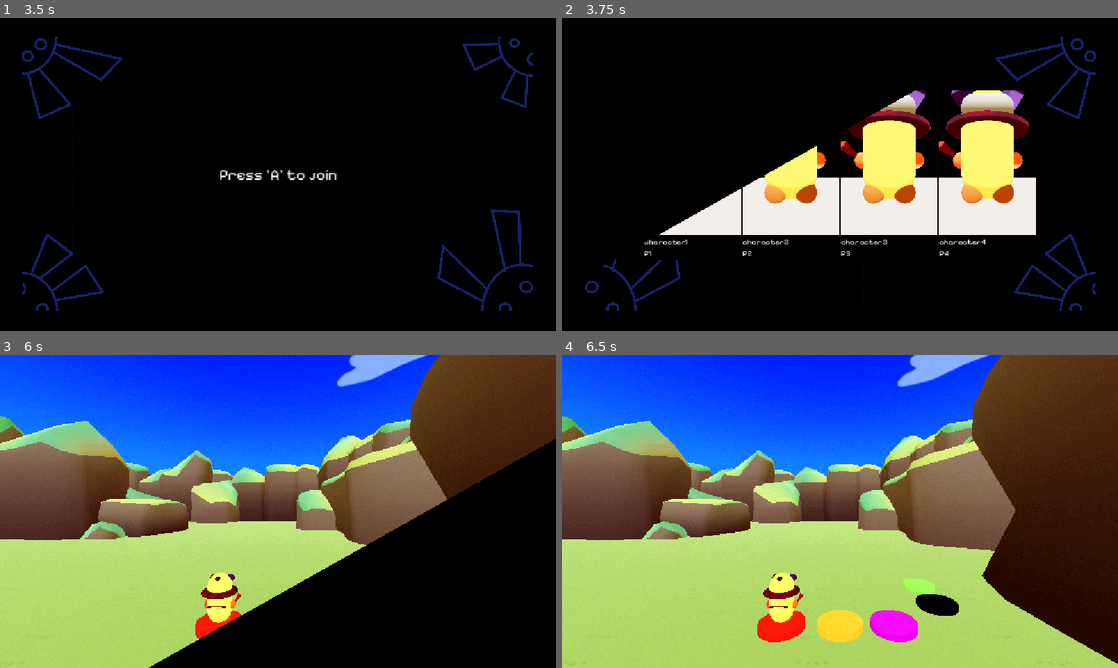
Above: before the commit, frames 1-4 (two rows, left to right).
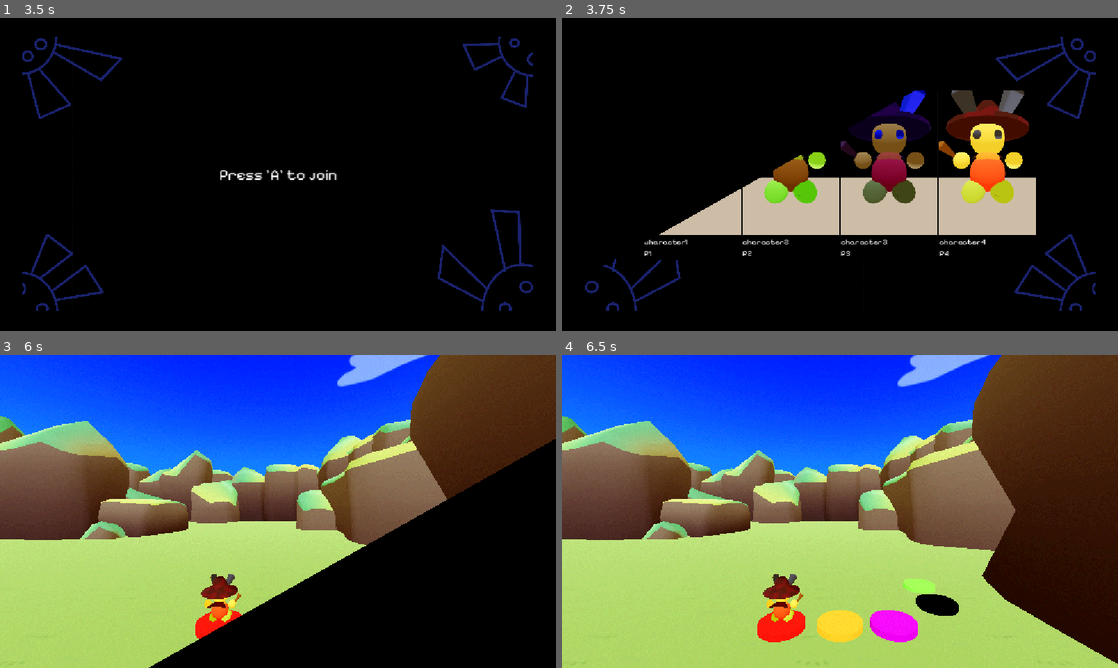
Above: after the commit, the same moments.

Repository: JZxAkuma/Game-Prototype-3
Game: Godot game, scene res://DO NOT TOUCH/Scene/main.tscn
Same seed, same stepped clock (60 frames per second), same inputs: the game is played once before the commit and once after it.
Inputs (mouse positions are in pixels of both pictures, inside the frame that each line leads up to):
- Up to frame 1 (3.5 s): tap Enter (ui_accept) at 0.5, 0.77, 1.52 s; move the mouse to (400, 158) at 0.52 s; hold D (right) 0.53-1.28 s; hold J (a) 0.53-1.28 s; tap K (b) at 0.8, 1.35 s; move the mouse to (166, 190) at 1.27 s; hold S (down) 1.28-2 s; tap O (lb) at 1.55, 2.85 s; click "Start" at 2 s; tap A (left) at 2.75 s; move the mouse to (333, 105) at 2.77 s; hold D (right) from 2.78 s (still down); tap U (x) at 3.05 s
- Up to frame 2 (3.75 s): tap A (left) at 3.5 s; move the mouse to (812, 237) at 3.52 s; release D (right) at 3.53 s; hold W (up) from 3.53 s (still down); tap U (x) at 3.6 s
- Up to frame 3 (6 s): tap Enter (ui_accept) at 3.77, 4.52, 5.27 s; tap I (y) at 3.8, 4.35 s; move the mouse to (444, 558) at 4.27 s; release W (up) at 4.28 s; hold J (a) 4.28-5.03 s; hold A (left) 4.28-5.78 s; move the mouse to (111, 464) at 5.02 s; tap J (a) at 5.1 s; tap K (b) at 5.3 s; move the mouse to (305, 511) at 5.77 s; hold S (down) from 5.78 s (still down); hold K (b) from 5.78 s (still down)
- Up to frame 4 (6.5 s): keep holding S (down); keep holding K (b); tap O (lb) at 6.05 s

Frame 1 is identical in both runs. In frame 2, 17% of the frame differs, in the area x 17-86%, y 23-70%; in frame 3, 0.7%; in frame 4, 0.7%.

Commit message:
assigned moby mesh for all player

Diff:
--- a/DO NOT TOUCH/Scene/player_card.tscn
+++ b/DO NOT TOUCH/Scene/player_card.tscn
@@ -45,6 +45,7 @@
 stretch = true
 
 [node name="SubViewport" type="SubViewport" parent="VBoxContainer/PanelContainer/SubViewportContainer" unique_id=591722861]
+own_world_3d = true
 transparent_bg = true
 handle_input_locally = false
 size = Vector2i(200, 300)
--- a/DO NOT TOUCH/character/character_2.tscn
+++ b/DO NOT TOUCH/character/character_2.tscn
@@ -1,6 +1,8 @@
 [gd_scene format=3 uid="uid://hsmpguford56"]
 
 [ext_resource type="Script" uid="uid://pnjk3kh738v" path="res://DO NOT TOUCH/Script/character.gd" id="1_qe32p"]
+[ext_resource type="PackedScene" uid="uid://bqtkssvoxgagn" path="res://DO NOT TOUCH/character/MobyRig.fbx" id="2_hj8hb"]
+[ext_resource type="Material" uid="uid://csdihd0bcukxa" path="res://DO NOT TOUCH/character/player 2 mat/player 2.tres" id="3_xhx3o"]
 
 [sub_resource type="CapsuleShape3D" id="CapsuleShape3D_f2w1j"]
 
@@ -34,5 +36,52 @@
 [node name="CollisionShape3D" type="CollisionShape3D" parent="hitbox" unique_id=41763906]
 shape = SubResource("SphereShape3D_fudj5")
 
+[node name="MobyRig" parent="." unique_id=1549967143 instance=ExtResource("2_hj8hb")]
+transform = Transform3D(-76.49, 0, -6.686968e-06, 0, 76.49, 0, 6.686968e-06, 0, -76.49, 0, -0.3463223, 0)
+
+[node name="RightFoot" parent="MobyRig/Skeleton3D" parent_id_path=PackedInt32Array(1549967143, 976909899) index="0" unique_id=992855695]
+material_override = ExtResource("3_xhx3o")
+
+[node name="LeftFoot" parent="MobyRig/Skeleton3D" parent_id_path=PackedInt32Array(1549967143, 976909899) index="1" unique_id=1016559045]
+material_override = ExtResource("3_xhx3o")
+
+[node name="LeftHand" parent="MobyRig/Skeleton3D" parent_id_path=PackedInt32Array(1549967143, 976909899) index="2" unique_id=1253438380]
+material_override = ExtResource("3_xhx3o")
+
+[node name="Head2" parent="MobyRig/Skeleton3D" parent_id_path=PackedInt32Array(1549967143, 976909899) index="3" unique_id=425573788]
+material_override = ExtResource("3_xhx3o")
+
+[node name="RightAntenna" parent="MobyRig/Skeleton3D" parent_id_path=PackedInt32Array(1549967143, 976909899) index="4" unique_id=1100822607]
+material_override = ExtResource("3_xhx3o")
+
+[node name="LeftAntenna" parent="MobyRig/Skeleton3D" parent_id_path=PackedInt32Array(1549967143, 976909899) index="5" unique_id=2141502048]
+material_override = ExtResource("3_xhx3o")
+
+[node name="WizardHat" parent="MobyRig/Skeleton3D" parent_id_path=PackedInt32Array(1549967143, 976909899) index="6" unique_id=2066353818]
+material_override = ExtResource("3_xhx3o")
+
+[node name="RightEye" parent="MobyRig/Skeleton3D" parent_id_path=PackedInt32Array(1549967143, 976909899) index="7" unique_id=1868162648]
+material_override = ExtResource("3_xhx3o")
+
+[node name="LeftEye" parent="MobyRig/Skeleton3D" parent_id_path=PackedInt32Array(1549967143, 976909899) index="8" unique_id=504196029]
+material_override = ExtResource("3_xhx3o")
+
+[node name="Cape" parent="MobyRig/Skeleton3D" parent_id_path=PackedInt32Array(1549967143, 976909899) index="9" unique_id=685169491]
+material_override = ExtResource("3_xhx3o")
+
+[node name="Thorax" parent="MobyRig/Skeleton3D" parent_id_path=PackedInt32Array(1549967143, 976909899) index="10" unique_id=276131945]
+material_override = ExtResource("3_xhx3o")
+
+[node name="Abdomen" parent="MobyRig/Skeleton3D" parent_id_path=PackedInt32Array(1549967143, 976909899) index="11" unique_id=284767893]
+material_override = ExtResource("3_xhx3o")
+
+[node name="RightHand2" parent="MobyRig/Skeleton3D" parent_id_path=PackedInt32Array(1549967143, 976909899) index="12" unique_id=1939650959]
+material_override = ExtResource("3_xhx3o")
+
+[node name="Wand" parent="MobyRig/Skeleton3D" parent_id_path=PackedInt32Array(1549967143, 976909899) index="13" unique_id=187938637]
+material_override = ExtResource("3_xhx3o")
+
 [connection signal="area_entered" from="hurtbox" to="." method="_on_hurtbox_area_entered"]
 [connection signal="area_entered" from="hitbox" to="." method="_on_hitbox_area_entered"]
+
+[editable path="MobyRig"]
--- a/DO NOT TOUCH/character/character_3.tscn
+++ b/DO NOT TOUCH/character/character_3.tscn
@@ -1,12 +1,8 @@
 [gd_scene format=3 uid="uid://cgjc3cw3hqogk"]
 
 [ext_resource type="Script" uid="uid://pnjk3kh738v" path="res://DO NOT TOUCH/Script/character.gd" id="1_xk2ag"]
-
-[sub_resource type="StandardMaterial3D" id="StandardMaterial3D_vv3h2"]
-albedo_color = Color(0, 0, 1, 1)
-
-[sub_resource type="CapsuleMesh" id="CapsuleMesh_06f8o"]
-material = SubResource("StandardMaterial3D_vv3h2")
+[ext_resource type="PackedScene" uid="uid://bqtkssvoxgagn" path="res://DO NOT TOUCH/character/MobyRig.fbx" id="2_be5t1"]
+[ext_resource type="Material" uid="uid://deendydu38u20" path="res://DO NOT TOUCH/character/player 3 mat/player 3.tres" id="3_15nkw"]
 
 [sub_resource type="CapsuleShape3D" id="CapsuleShape3D_f2w1j"]
 
@@ -14,14 +10,8 @@
 
 [sub_resource type="SphereShape3D" id="SphereShape3D_06f8o"]
 
-[sub_resource type="CapsuleMesh" id="CapsuleMesh_be5t1"]
-
 [node name="character3" type="CharacterBody3D" unique_id=1051749168]
 script = ExtResource("1_xk2ag")
-
-[node name="MeshInstance3D" type="MeshInstance3D" parent="." unique_id=1071589668]
-transform = Transform3D(1, 0, 0, 0, 1, 0, 0, 0, 1, 0, 1, 0)
-mesh = SubResource("CapsuleMesh_06f8o")
 
 [node name="CollisionShape3D" type="CollisionShape3D" parent="." unique_id=524550549]
 transform = Transform3D(1, 0, 0, 0, 1, 0, 0, 0, 1, 0, 1, 0)
@@ -46,9 +36,52 @@
 [node name="CollisionShape3D" type="CollisionShape3D" parent="hitbox" unique_id=854063175]
 shape = SubResource("SphereShape3D_06f8o")
 
-[node name="MeshInstance3D2" type="MeshInstance3D" parent="." unique_id=970426226]
-transform = Transform3D(-1.7954214e-08, 0.41074455, 0, -0.41074455, -1.7954214e-08, 0, 0, 0, 0.41074455, 0, 1.496873, -0.36455894)
-mesh = SubResource("CapsuleMesh_be5t1")
+[node name="MobyRig" parent="." unique_id=1549967143 instance=ExtResource("2_be5t1")]
+transform = Transform3D(-76.49, 0, -6.686968e-06, 0, 76.49, 0, 6.686968e-06, 0, -76.49, 0, -0.3463223, 0)
+
+[node name="RightFoot" parent="MobyRig/Skeleton3D" parent_id_path=PackedInt32Array(1549967143, 976909899) index="0" unique_id=992855695]
+material_override = ExtResource("3_15nkw")
+
+[node name="LeftFoot" parent="MobyRig/Skeleton3D" parent_id_path=PackedInt32Array(1549967143, 976909899) index="1" unique_id=1016559045]
+material_override = ExtResource("3_15nkw")
+
+[node name="LeftHand" parent="MobyRig/Skeleton3D" parent_id_path=PackedInt32Array(1549967143, 976909899) index="2" unique_id=1253438380]
+material_override = ExtResource("3_15nkw")
+
+[node name="Head2" parent="MobyRig/Skeleton3D" parent_id_path=PackedInt32Array(1549967143, 976909899) index="3" unique_id=425573788]
+material_override = ExtResource("3_15nkw")
+
+[node name="RightAntenna" parent="MobyRig/Skeleton3D" parent_id_path=PackedInt32Array(1549967143, 976909899) index="4" unique_id=1100822607]
+material_override = ExtResource("3_15nkw")
+
+[node name="LeftAntenna" parent="MobyRig/Skeleton3D" parent_id_path=PackedInt32Array(1549967143, 976909899) index="5" unique_id=2141502048]
+material_override = ExtResource("3_15nkw")
+
+[node name="WizardHat" parent="MobyRig/Skeleton3D" parent_id_path=PackedInt32Array(1549967143, 976909899) index="6" unique_id=2066353818]
+material_override = ExtResource("3_15nkw")
+
+[node name="RightEye" parent="MobyRig/Skeleton3D" parent_id_path=PackedInt32Array(1549967143, 976909899) index="7" unique_id=1868162648]
+material_override = ExtResource("3_15nkw")
+
+[node name="LeftEye" parent="MobyRig/Skeleton3D" parent_id_path=PackedInt32Array(1549967143, 976909899) index="8" unique_id=504196029]
+material_override = ExtResource("3_15nkw")
+
+[node name="Cape" parent="MobyRig/Skeleton3D" parent_id_path=PackedInt32Array(1549967143, 976909899) index="9" unique_id=685169491]
+material_override = ExtResource("3_15nkw")
+
+[node name="Thorax" parent="MobyRig/Skeleton3D" parent_id_path=PackedInt32Array(1549967143, 976909899) index="10" unique_id=276131945]
+material_override = ExtResource("3_15nkw")
+
+[node name="Abdomen" parent="MobyRig/Skeleton3D" parent_id_path=PackedInt32Array(1549967143, 976909899) index="11" unique_id=284767893]
+material_override = ExtResource("3_15nkw")
+
+[node name="RightHand2" parent="MobyRig/Skeleton3D" parent_id_path=PackedInt32Array(1549967143, 976909899) index="12" unique_id=1939650959]
+material_override = ExtResource("3_15nkw")
+
+[node name="Wand" parent="MobyRig/Skeleton3D" parent_id_path=PackedInt32Array(1549967143, 976909899) index="13" unique_id=187938637]
+material_override = ExtResource("3_15nkw")
 
 [connection signal="area_entered" from="hurtbox" to="." method="_on_hurtbox_area_entered"]
 [connection signal="area_entered" from="hitbox" to="." method="_on_hitbox_area_entered"]
+
+[editable path="MobyRig"]
--- a/DO NOT TOUCH/character/character_4.tscn
+++ b/DO NOT TOUCH/character/character_4.tscn
@@ -1,12 +1,8 @@
 [gd_scene format=3 uid="uid://djc2f3nf7vobu"]
 
 [ext_resource type="Script" uid="uid://pnjk3kh738v" path="res://DO NOT TOUCH/Script/character.gd" id="1_85yqc"]
-
-[sub_resource type="StandardMaterial3D" id="StandardMaterial3D_be5t1"]
-albedo_color = Color(1, 1, 0, 1)
-
-[sub_resource type="CapsuleMesh" id="CapsuleMesh_ssb5l"]
-material = SubResource("StandardMaterial3D_be5t1")
+[ext_resource type="PackedScene" uid="uid://bqtkssvoxgagn" path="res://DO NOT TOUCH/character/MobyRig.fbx" id="2_h7vri"]
+[ext_resource type="Material" uid="uid://bunl0se12wrhs" path="res://DO NOT TOUCH/character/player 4 mat/player 4.tres" id="3_tyagg"]
 
 [sub_resource type="CapsuleShape3D" id="CapsuleShape3D_f2w1j"]
 
@@ -14,14 +10,8 @@
 
 [sub_resource type="SphereShape3D" id="SphereShape3D_ssb5l"]
 
-[sub_resource type="CapsuleMesh" id="CapsuleMesh_h7vri"]
-
 [node name="character4" type="CharacterBody3D" unique_id=1051749168]
 script = ExtResource("1_85yqc")
-
-[node name="MeshInstance3D" type="MeshInstance3D" parent="." unique_id=1071589668]
-transform = Transform3D(1, 0, 0, 0, 1, 0, 0, 0, 1, 0, 1, 0)
-mesh = SubResource("CapsuleMesh_ssb5l")
 
 [node name="CollisionShape3D" type="CollisionShape3D" parent="." unique_id=524550549]
 transform = Transform3D(1, 0, 0, 0, 1, 0, 0, 0, 1, 0, 1, 0)
@@ -46,9 +36,52 @@
 [node name="CollisionShape3D" type="CollisionShape3D" parent="hitbox" unique_id=220824113]
 shape = SubResource("SphereShape3D_ssb5l")
 
-[node name="MeshInstance3D2" type="MeshInstance3D" parent="." unique_id=1788496089]
-transform = Transform3D(-1.7954214e-08, 0.41074455, 0, -0.41074455, -1.7954214e-08, 0, 0, 0, 0.41074455, 0, 1.496873, -0.36455894)
-mesh = SubResource("CapsuleMesh_h7vri")
+[node name="MobyRig" parent="." unique_id=1549967143 instance=ExtResource("2_h7vri")]
+transform = Transform3D(-76.49, 0, -6.686968e-06, 0, 76.49, 0, 6.686968e-06, 0, -76.49, 0, -0.3463223, 0)
+
+[node name="RightFoot" parent="MobyRig/Skeleton3D" parent_id_path=PackedInt32Array(1549967143, 976909899) index="0" unique_id=992855695]
+material_override = ExtResource("3_tyagg")
+
+[node name="LeftFoot" parent="MobyRig/Skeleton3D" parent_id_path=PackedInt32Array(1549967143, 976909899) index="1" unique_id=1016559045]
+material_override = ExtResource("3_tyagg")
+
+[node name="LeftHand" parent="MobyRig/Skeleton3D" parent_id_path=PackedInt32Array(1549967143, 976909899) index="2" unique_id=1253438380]
+material_override = ExtResource("3_tyagg")
+
+[node name="Head2" parent="MobyRig/Skeleton3D" parent_id_path=PackedInt32Array(1549967143, 976909899) index="3" unique_id=425573788]
+material_override = ExtResource("3_tyagg")
+
+[node name="RightAntenna" parent="MobyRig/Skeleton3D" parent_id_path=PackedInt32Array(1549967143, 976909899) index="4" unique_id=1100822607]
+material_override = ExtResource("3_tyagg")
+
+[node name="LeftAntenna" parent="MobyRig/Skeleton3D" parent_id_path=PackedInt32Array(1549967143, 976909899) index="5" unique_id=2141502048]
+material_override = ExtResource("3_tyagg")
+
+[node name="WizardHat" parent="MobyRig/Skeleton3D" parent_id_path=PackedInt32Array(1549967143, 976909899) index="6" unique_id=2066353818]
+material_override = ExtResource("3_tyagg")
+
+[node name="RightEye" parent="MobyRig/Skeleton3D" parent_id_path=PackedInt32Array(1549967143, 976909899) index="7" unique_id=1868162648]
+material_override = ExtResource("3_tyagg")
+
+[node name="LeftEye" parent="MobyRig/Skeleton3D" parent_id_path=PackedInt32Array(1549967143, 976909899) index="8" unique_id=504196029]
+material_override = ExtResource("3_tyagg")
+
+[node name="Cape" parent="MobyRig/Skeleton3D" parent_id_path=PackedInt32Array(1549967143, 976909899) index="9" unique_id=685169491]
+material_override = ExtResource("3_tyagg")
+
+[node name="Thorax" parent="MobyRig/Skeleton3D" parent_id_path=PackedInt32Array(1549967143, 976909899) index="10" unique_id=276131945]
+material_override = ExtResource("3_tyagg")
+
+[node name="Abdomen" parent="MobyRig/Skeleton3D" parent_id_path=PackedInt32Array(1549967143, 976909899) index="11" unique_id=284767893]
+material_override = ExtResource("3_tyagg")
+
+[node name="RightHand2" parent="MobyRig/Skeleton3D" parent_id_path=PackedInt32Array(1549967143, 976909899) index="12" unique_id=1939650959]
+material_override = ExtResource("3_tyagg")
+
+[node name="Wand" parent="MobyRig/Skeleton3D" parent_id_path=PackedInt32Array(1549967143, 976909899) index="13" unique_id=187938637]
+material_override = ExtResource("3_tyagg")
 
 [connection signal="area_entered" from="hurtbox" to="." method="_on_hurtbox_area_entered"]
 [connection signal="area_entered" from="hitbox" to="." method="_on_hitbox_area_entered"]
+
+[editable path="MobyRig"]
--- /dev/null
+++ b/DO NOT TOUCH/character/player 2 mat/player 2.tres
@@ -0,0 +1,8 @@
+[gd_resource type="StandardMaterial3D" format=3 uid="uid://csdihd0bcukxa"]
+
+[ext_resource type="Texture2D" uid="uid://deint6koymks6" path="res://DO NOT TOUCH/character/MobyRig_0.png" id="1_20m67"]
+
+[resource]
+cull_mode = 2
+albedo_color = Color(0.4627451, 1, 0.4627451, 1)
+albedo_texture = ExtResource("1_20m67")
--- /dev/null
+++ b/DO NOT TOUCH/character/player 3 mat/player 3.tres
@@ -0,0 +1,8 @@
+[gd_resource type="StandardMaterial3D" format=3 uid="uid://deendydu38u20"]
+
+[ext_resource type="Texture2D" uid="uid://deint6koymks6" path="res://DO NOT TOUCH/character/MobyRig_0.png" id="1_f77tw"]
+
+[resource]
+cull_mode = 2
+albedo_color = Color(0.4627451, 0.4627451, 1, 1)
+albedo_texture = ExtResource("1_f77tw")
--- /dev/null
+++ b/DO NOT TOUCH/character/player 4 mat/player 4.tres
@@ -0,0 +1,8 @@
+[gd_resource type="StandardMaterial3D" format=3 uid="uid://bunl0se12wrhs"]
+
+[ext_resource type="Texture2D" uid="uid://deint6koymks6" path="res://DO NOT TOUCH/character/MobyRig_0.png" id="1_vee8i"]
+
+[resource]
+cull_mode = 2
+albedo_color = Color(1, 1, 0.4627451, 1)
+albedo_texture = ExtResource("1_vee8i")
